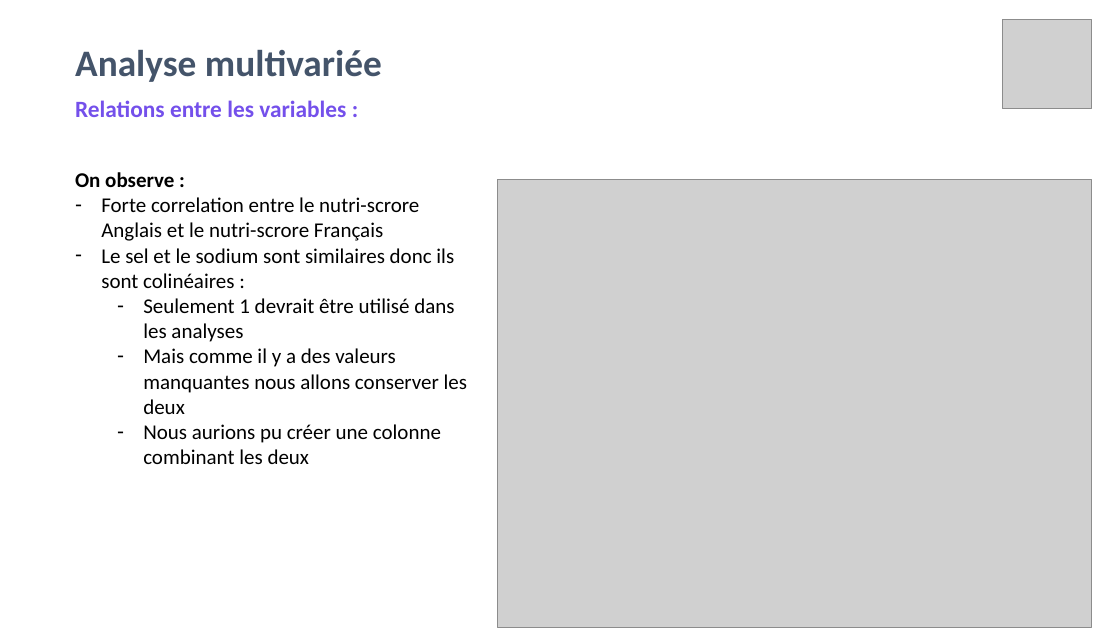
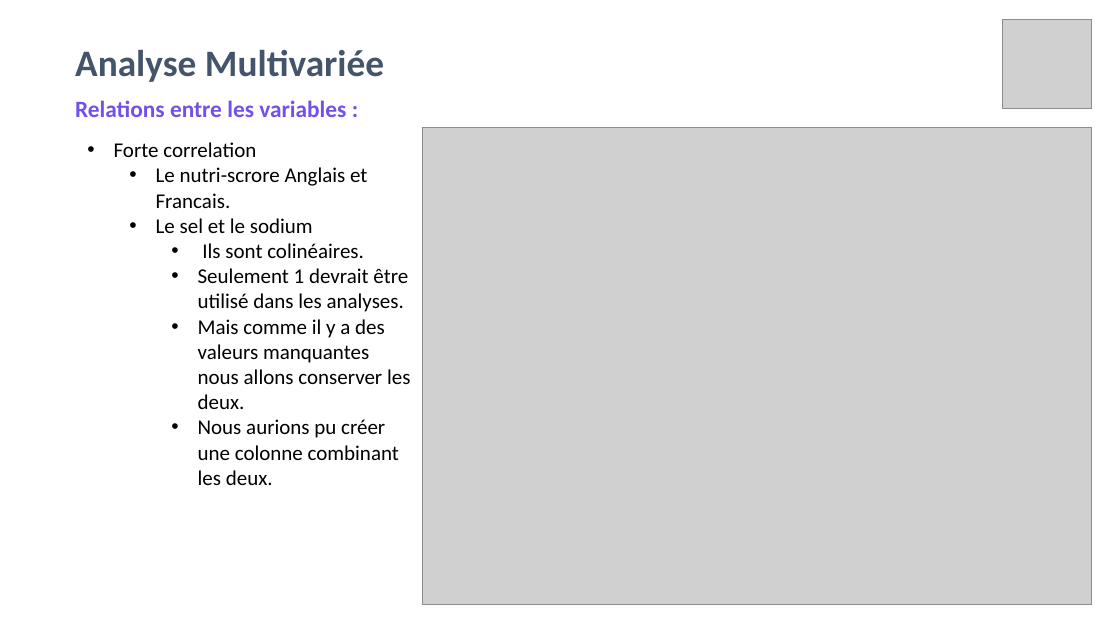
Before and after one commit to amaye15/OpenClassroom--Machine-Learning-Engineer, a slide deck: slide 17 of P2/P2.pptx. Drawn at 1120x630 pixels with LibreOffice and Linux fonts; fonts in the diff are those of the drawing; grey boxes stand for pictures. Boxes give left, top, right and bottom in pixels: in the first picture for what was removed or moved away, otherwise in the second. Text is boxed around its words. In the diff, an @@ line names an element or a change of style, - is before the commit and + after.

```diff
--- a/P2/P2.pptx
+++ b/P2/P2.pptx
@@ title at [75, 50, 384, 82]: text changed @@
-Analyse multivariée
+Analyse Multivariée
@@ text at [114, 142, 410, 485]: text changed @@
-On observe :
-– Forte correlation entre le nutri-scrore Anglais et le nutri-scrore Français
-– Le sel et le sodium sont similaires donc ils sont colinéaires :
-  – Seulement 1 devrait être utilisé dans les analyses
-  – Mais comme il y a des valeurs manquantes nous allons conserver les deux
-  – Nous aurions pu créer une colonne combinant les deux
+• Forte correlation
+  • Le nutri-scrore Anglais et Francais.
+  • Le sel et le sodium
+    • Ils sont colinéaires.
+    • Seulement 1 devrait être utilisé dans les analyses.
+    • Mais comme il y a des valeurs manquantes nous allons conserver les deux.
+    • Nous aurions pu créer une colonne combinant les deux.
@@ picture: place and size @@
-picture at [497, 180, 1091, 628]
+picture at [423, 127, 1092, 605]
```
Also in this commit, not shown: 19 other slides changed, 1 slide added, 1 slide removed, 2 other files.
